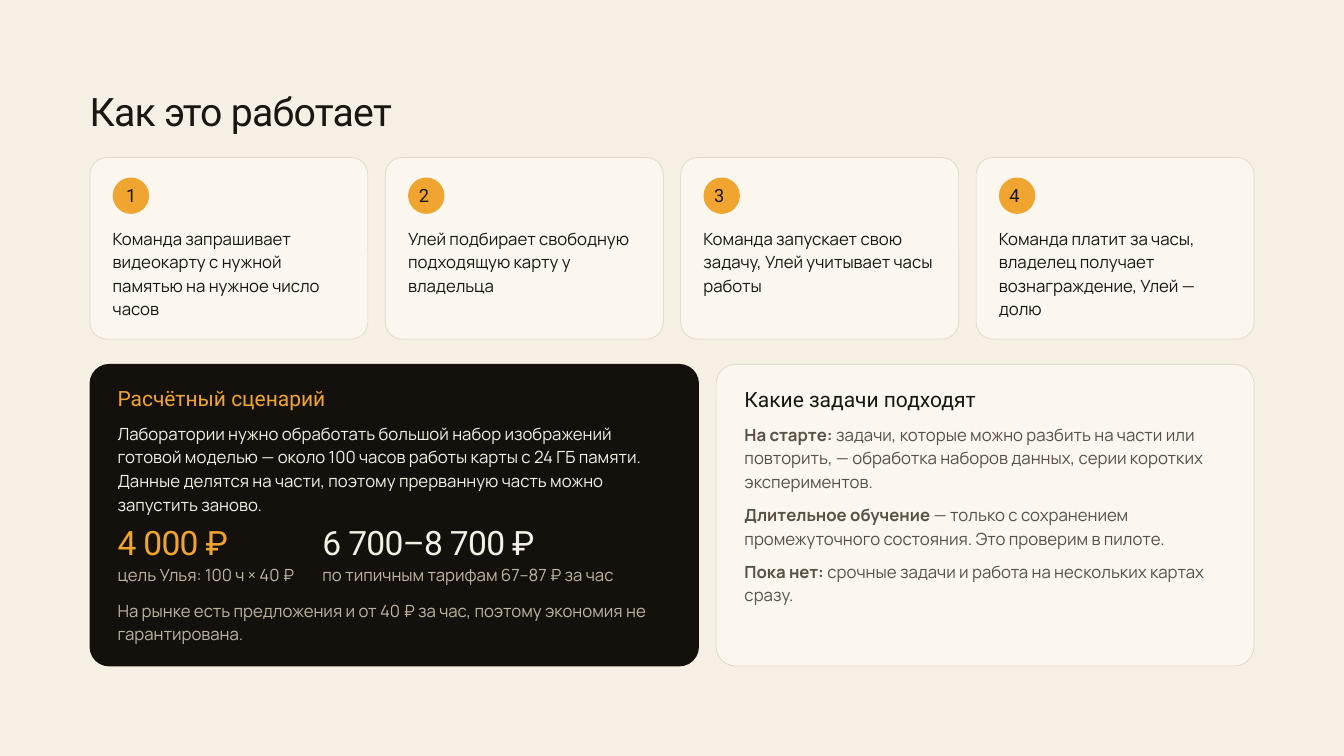
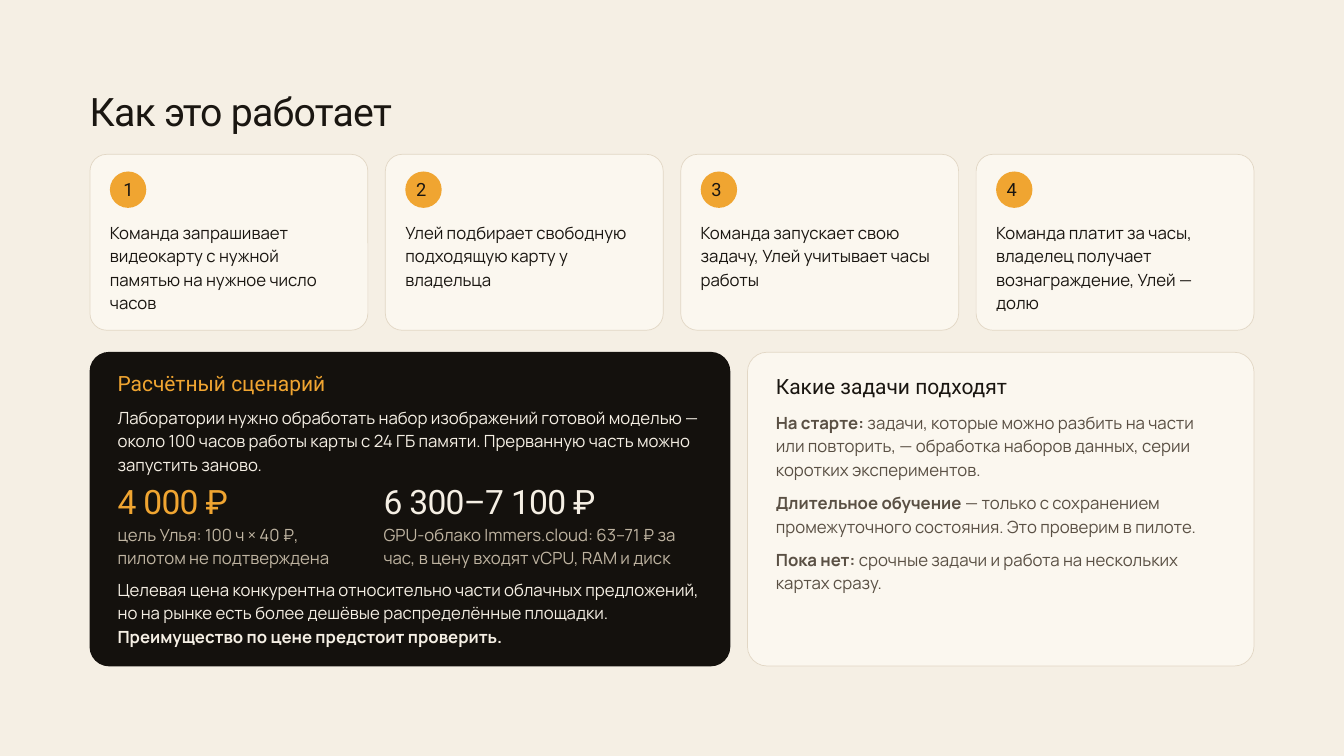
Before and after one commit to fonor11/Main, a slide deck: slide 4 of Улей — презентация для преакселератора ВШМ.pptx. Drawn at 1344x756 pixels with LibreOffice and Linux fonts; fonts in the diff are those of the drawing. Boxes give left, top, right and bottom in pixels: in the first picture for what was removed or moved away, otherwise in the second. Text is boxed around its words. In the diff, an @@ line names an element or a change of style, - is before the commit and + after.

```diff
--- a/Улей — презентация для преакселератора ВШМ.pptx
+++ b/Улей — презентация для преакселератора ВШМ.pptx
@@ rounded rectangle: place and size @@
-rounded rectangle at box(90, 157, 368, 339)
+rounded rectangle at box(90, 154, 368, 331)
@@ rounded rectangle: place and size @@
-rounded rectangle at box(385, 157, 663, 339)
+rounded rectangle at box(385, 154, 663, 331)
@@ rounded rectangle: place and size @@
-rounded rectangle at box(681, 157, 959, 339)
+rounded rectangle at box(681, 154, 959, 331)
@@ rounded rectangle: place and size @@
-rounded rectangle at box(976, 157, 1254, 339)
+rounded rectangle at box(976, 154, 1254, 331)
@@ 4 ellipses: place and size @@
-4 ellipses at box(113, 177, 1035, 214)
+4 ellipses at box(110, 171, 1032, 208)
@@ 4 texts: place and size @@
-4 texts at box(126, 189, 1019, 202)
+4 texts at box(123, 183, 1017, 196)
@@ text "Команда запрашивает видеокарту с нужной ...": place and size @@
-text "Команда запрашивает видеокарту с нужной ..." at box(113, 233, 319, 316)
+text "Команда запрашивает видеокарту с нужной ..." at box(110, 227, 317, 310)
@@ text "Улей подбирает свободную подходящую карту ...": place and size @@
-text "Улей подбирает свободную подходящую карту ..." at box(408, 232, 629, 294)
+text "Улей подбирает свободную подходящую карту ..." at box(405, 226, 626, 288)
@@ text "Команда запускает свою задачу, Улей ...": place and size @@
-text "Команда запускает свою задачу, Улей ..." at box(703, 233, 933, 296)
+text "Команда запускает свою задачу, Улей ..." at box(701, 227, 930, 290)
@@ text "Команда платит за часы, владелец ...": place and size @@
-text "Команда платит за часы, владелец ..." at box(999, 233, 1194, 317)
+text "Команда платит за часы, владелец ..." at box(996, 227, 1191, 311)
@@ rounded rectangle: place and size @@
-rounded rectangle at box(90, 364, 700, 666)
+rounded rectangle at box(90, 352, 731, 666)
@@ proportions changed in 6 elements at box(90, 154, 368, 331), box(385, 154, 663, 331), box(681, 154, 959, 331), box(976, 154, 1254, 331), box(90, 352, 731, 666), box(748, 352, 1255, 665) @@
@@ rounded rectangle: place and size @@
-rounded rectangle at box(716, 364, 1254, 665)
+rounded rectangle at box(748, 352, 1255, 665)
@@ text "Расчётный сценарий": place and size @@
-text "Расчётный сценарий" at box(118, 391, 325, 411)
+text "Расчётный сценарий" at box(118, 376, 325, 396)
@@ text "Какие задачи подходят": place and size @@
-text "Какие задачи подходят" at box(744, 392, 976, 411)
+text "Какие задачи подходят" at box(776, 379, 1007, 398)
@@ text at box(118, 411, 690, 475): text changed @@
-Лаборатории нужно обработать большой набор изображений
-готовой моделью — около 100 часов работы карты с 24 ГБ памяти.
-Данные делятся на части, поэтому прерванную часть можно
-запустить заново.
+Лаборатории нужно обработать набор изображений готовой моделью —
+около 100 часов работы карты с 24 ГБ памяти. Прерванную часть можно
+запустить заново.
@@ text "На старте: задачи, которые можно ..." rewrapped from box(744, 428, 1203, 492) to box(776, 417, 1194, 480) @@
@@ text "4 000 ₽": place and size @@
-text "4 000 ₽" at box(118, 530, 198, 556)
+text "4 000 ₽" at box(118, 489, 198, 515)
@@ text at box(384, 489, 566, 515): text changed @@
-6 700–8 700 ₽
+6 300–7 100 ₽
@@ text "Длительное обучение — только с ...": place and size @@
-text "Длительное обучение — только с ..." at box(744, 508, 1165, 549)
+text "Длительное обучение — только с ..." at box(776, 496, 1196, 537)
@@ text at box(118, 528, 329, 568): text changed @@
-цель Улья: 100 ч × 40 ₽
+цель Улья: 100 ч × 40 ₽,
+пилотом не подтверждена
@@ text "цель Улья: 100 ч × ..." at box(118, 528, 329, 568): vertical alignment middle to top @@
@@ text "GPU-облако Immers.cloud: 63–71 ₽ за ..." at box(384, 528, 676, 568): vertical alignment middle to top @@
@@ text at box(384, 528, 676, 568): text changed @@
-по типичным тарифам 67–87 ₽ за час
+GPU-облако Immers.cloud: 63–71 ₽ за
+час, в цену входят vCPU, RAM и диск
@@ text "Пока нет: срочные задачи и ..." rewrapped from box(744, 566, 1204, 605) to box(776, 554, 1178, 593) @@
@@ text at box(118, 583, 698, 647): text changed; text colour #BFB4A1 to #F5EFE4 @@
-На рынке есть предложения и от 40 ₽ за час, поэтому экономия не
-гарантирована.
+Целевая цена конкурентна относительно части облачных предложений,
+но на рынке есть более дешёвые распределённые площадки.
+Преимущество по цене предстоит проверить.
```
Also in this commit, not shown: 4 other slides changed, 2 slides added, 2 slides removed, 2 other files.
